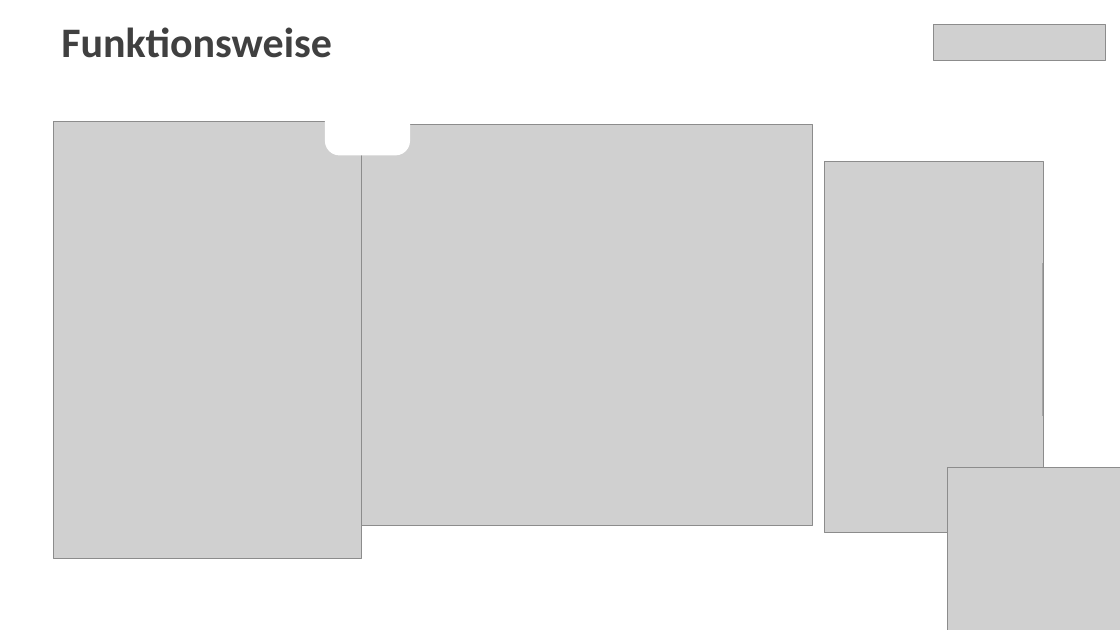
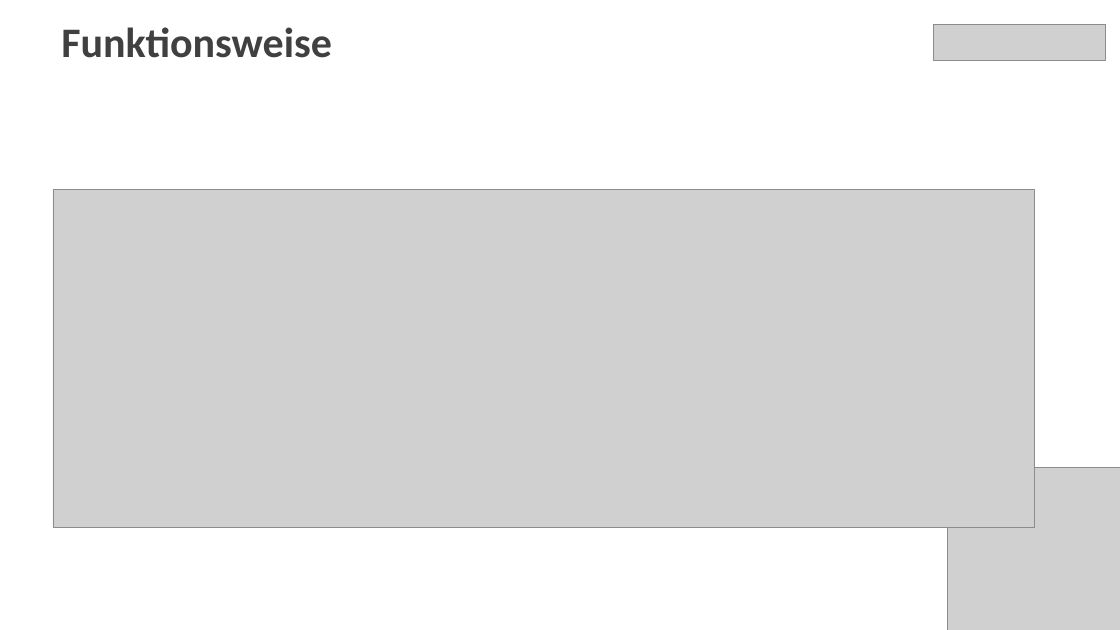
Before and after one commit to fiskaltrust/productdescription-de-doc, a slide deck: slide 7 of for-poscreators/presentation/media/lead-presentation-creator-de.pptx. Drawn at 1120x630 pixels with LibreOffice and Linux fonts; fonts in the diff are those of the drawing; grey boxes stand for pictures. Boxes give left, top, right and bottom in pixels: in the first picture for what was removed or moved away, otherwise in the second. Text is boxed around its words. In the diff, an @@ line names an element or a change of style, - is before the commit and + after.

```diff
--- a/for-poscreators/presentation/media/lead-presentation-creator-de.pptx
+++ b/for-poscreators/presentation/media/lead-presentation-creator-de.pptx
@@ picture removed at (54,121,362,559) @@
@@ picture removed at (361,124,813,526) @@
@@ picture removed at (824,162,1043,534) @@
@@ picture added at (53,190,1034,528) @@
@@ line removed from (1043, 264) to (1043, 417) @@
```
Also in this commit, not shown: 4 other slides changed, 19 other files.
